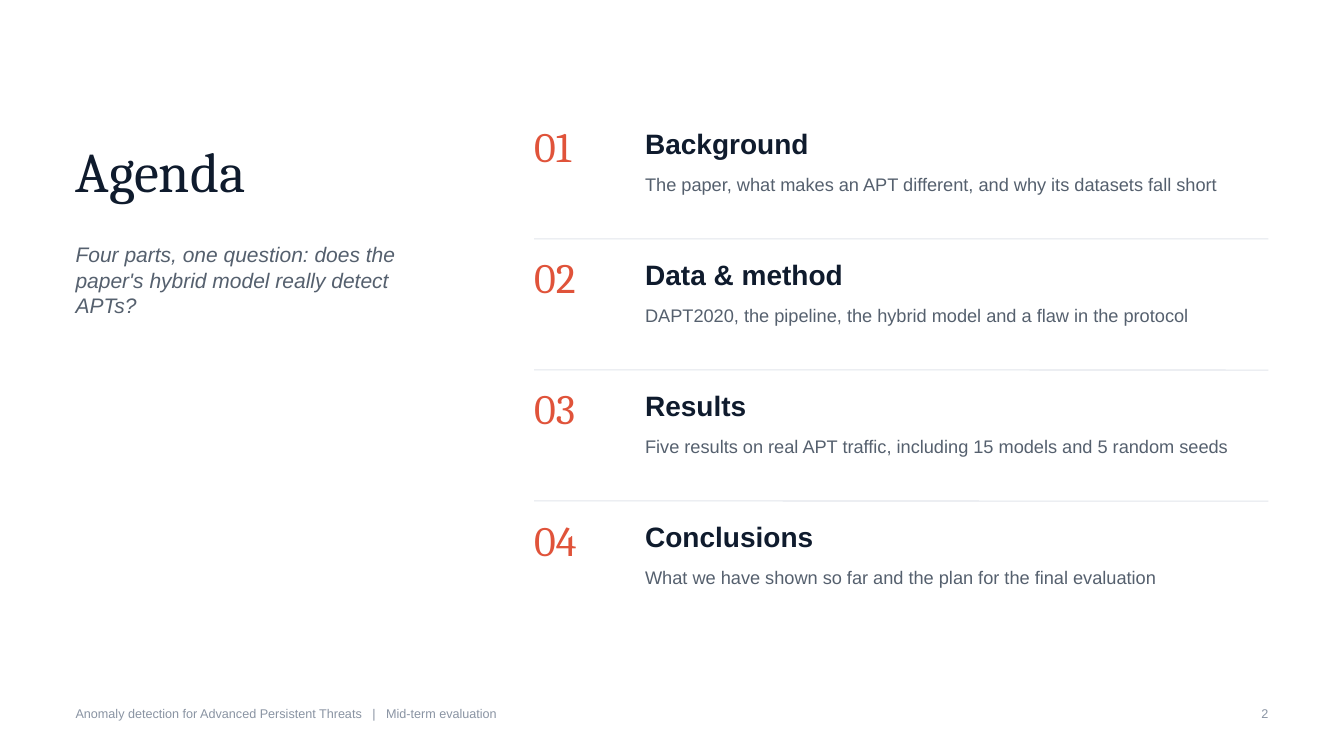
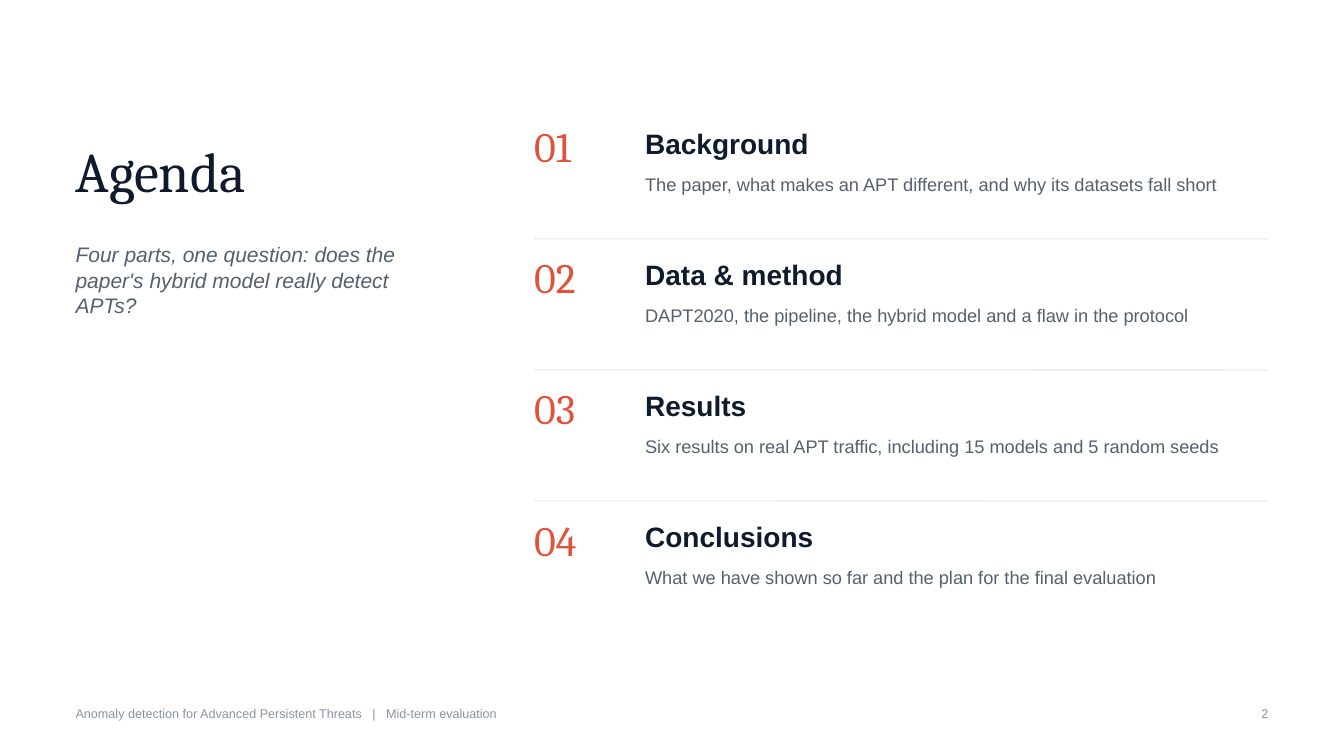
Before and after one commit to AshishJain2003/apt-detection-hybrid-ensemble, a slide deck: slide 2 of APT_Detection_MidEval.pptx. Drawn at 1344x756 pixels with LibreOffice and Linux fonts; fonts in the diff are those of the drawing. Boxes give left, top, right and bottom in pixels: in the first picture for what was removed or moved away, otherwise in the second. Text is boxed around its words. In the diff, an @@ line names an element or a change of style, - is before the commit and + after.

```diff
--- a/APT_Detection_MidEval.pptx
+++ b/APT_Detection_MidEval.pptx
@@ text at (645,440,1218,457): text changed @@
-Five results on real APT traffic, including 15 models and 5 random seeds
+Six results on real APT traffic, including 15 models and 5 random seeds
```
Also in this commit, not shown: 12 other slides changed, 1 slide added, 29 other files.
